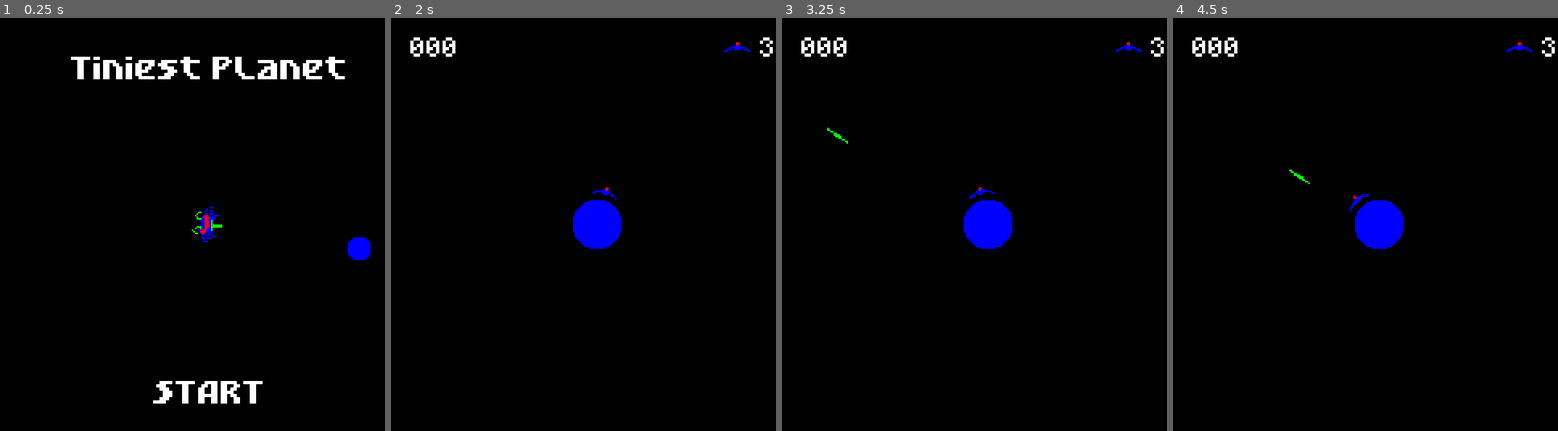
Above: before the commit, frames 1-4 (left to right).
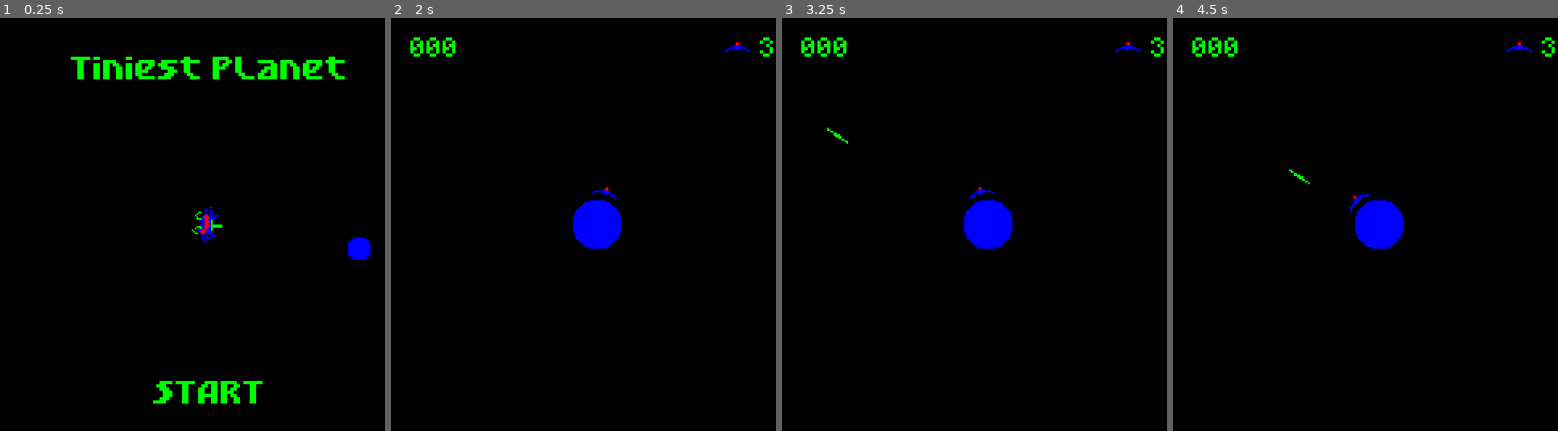
Above: after the commit, the same moments.

Repository: VernalUmbrella/tiniest-planet
Game: Godot game, scene res://ui/title_screen.tscn
The game is run twice, just before and just after one commit, with the same random seed, the same clock (stepped at 60 frames per second) and the same inputs. Sound files missing from this copy of the repository are replaced by a short silence.
Inputs:
- Up to frame 1 (0.25 s): no input
- Up to frame 2 (2 s): hold Shift (boost) 0.53-1.28 s; tap Space (shoot) at 1.35 s
- Up to frame 3 (3.25 s): hold Shift (boost) 2.03-2.78 s; tap Space (shoot) at 2.85 s
- Up to frame 4 (4.5 s): hold Shift (boost) 3.53-4.28 s; tap Space (shoot) at 4.35 s

The runs differ from the first frame. In frame 1, 2.5% of the frame differs, in the area x 18-90%, y 9-94%; in frame 2, 0.3%; in frame 3, 0.3%; in frame 4, 0.3%.

Commit message:
Set all text to green

Diff:
--- a/src/ui/default_theme.tres
+++ b/src/ui/default_theme.tres
@@ -5,3 +5,4 @@
 [resource]
 default_font = ExtResource("1_vos2p")
 default_font_size = 16
+Label/colors/font_color = Color(0, 1, 0, 1)
